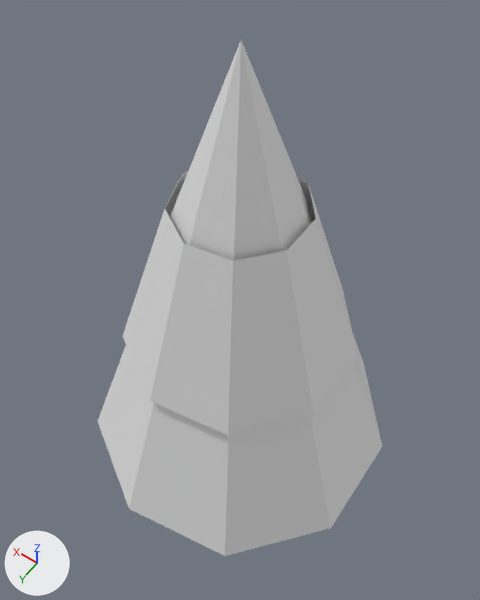
Two versions of the OBJ model data/plant_archetypes/OBJ_stubs/Larch_1.obj, one commit apart.
Camera for both pictures: a camera (50 mm lens) standing at (-1.19, 1.67, 4.16) and looking at (0.03, -0.03, 1.49). Every picture has the same lights, and +X, +Y and +Z are marked at lower left. The older version comes first. Where no turn or scale is listed for an object, it has been applied to the vertices.

The scene before the commit, as lines of its bpy script (objects in view):
```python
mat_green = principled_material('Green')
mat_green.base_color = (0.8, 0.8, 0.8)  # white #e7e7e7
mat_green.roughness = 1.0
me_larch_1 = bpy.data.meshes.new('Larch_1')
me_larch_1.from_pydata(...)  # 58 vertices, 33 faces; spans x -0.85..0.9, y -0.89..0.89, z 0.0..2.95
# faces by material slot: [6, 27]
me_larch_1.materials.append(mat_wood)  # white #e7e7e7
me_larch_1.materials.append(mat_green)  # white #e7e7e7
ob_larch_1 = bpy.data.objects.new('Larch_1', me_larch_1)
ob_larch_1.location = (0.0, 0.0, 0.0)
```
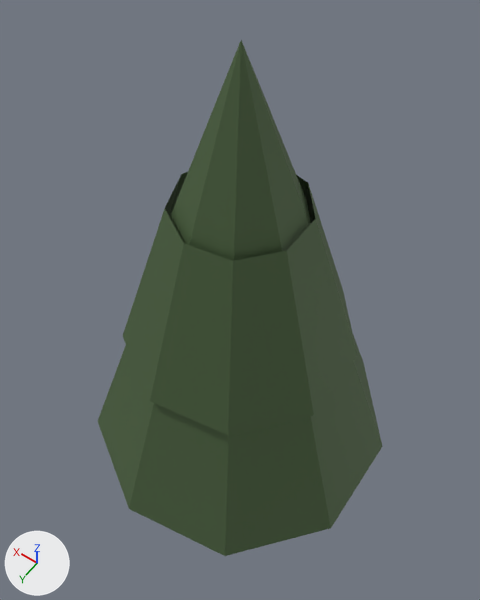
What differs and where, as boxes [x1, y1, x2, y2] in the pictures (480 x 600 px):
'Larch_1', recoloured (white to dark green)
    both: [98, 40, 382, 556]

The change in detail:
Material 'Green' (mat_green) changes colour from white #e7e7e7 to dark green #4b623e; in linear values from (0.8, 0.8, 0.8) to (0.07, 0.122, 0.048).
